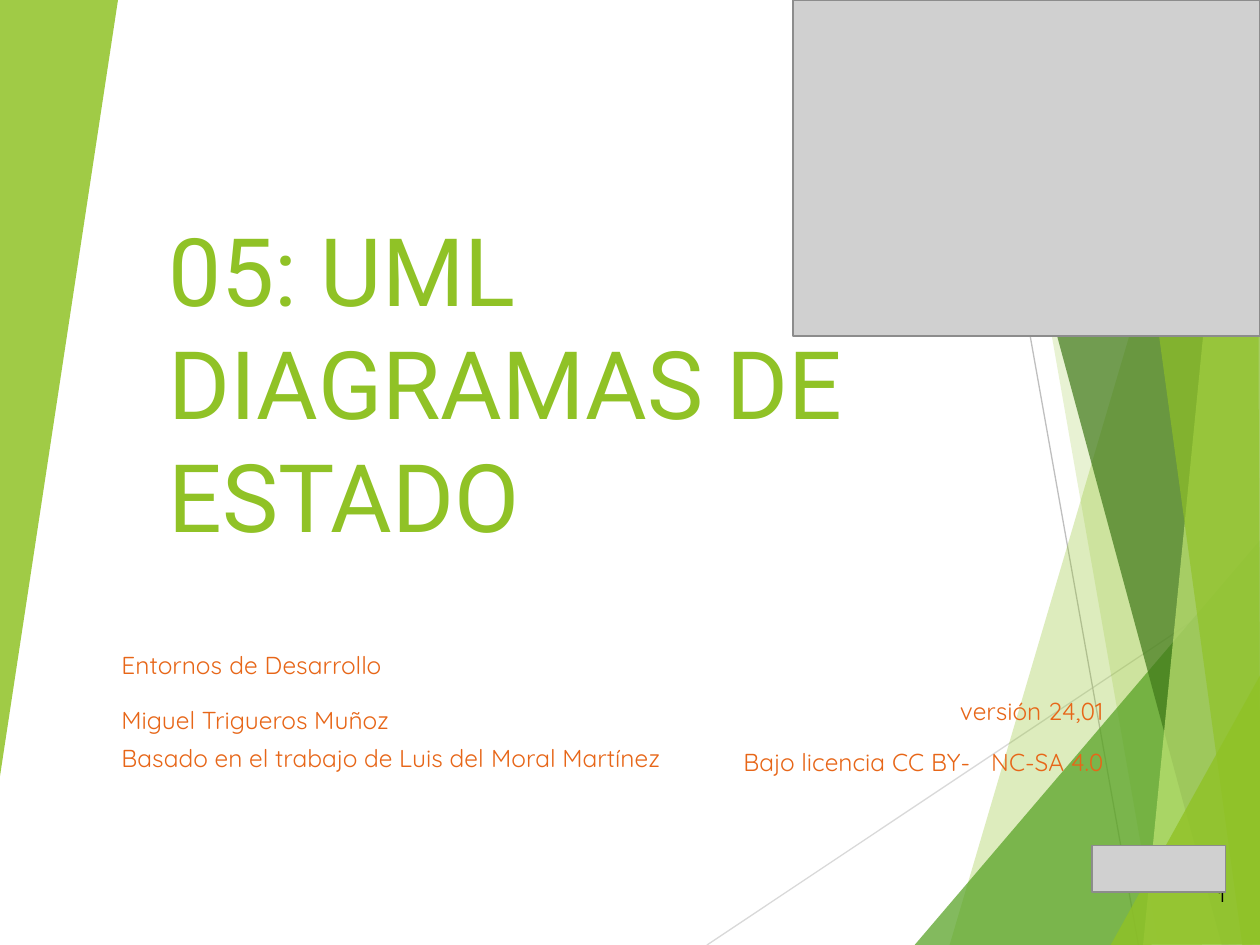
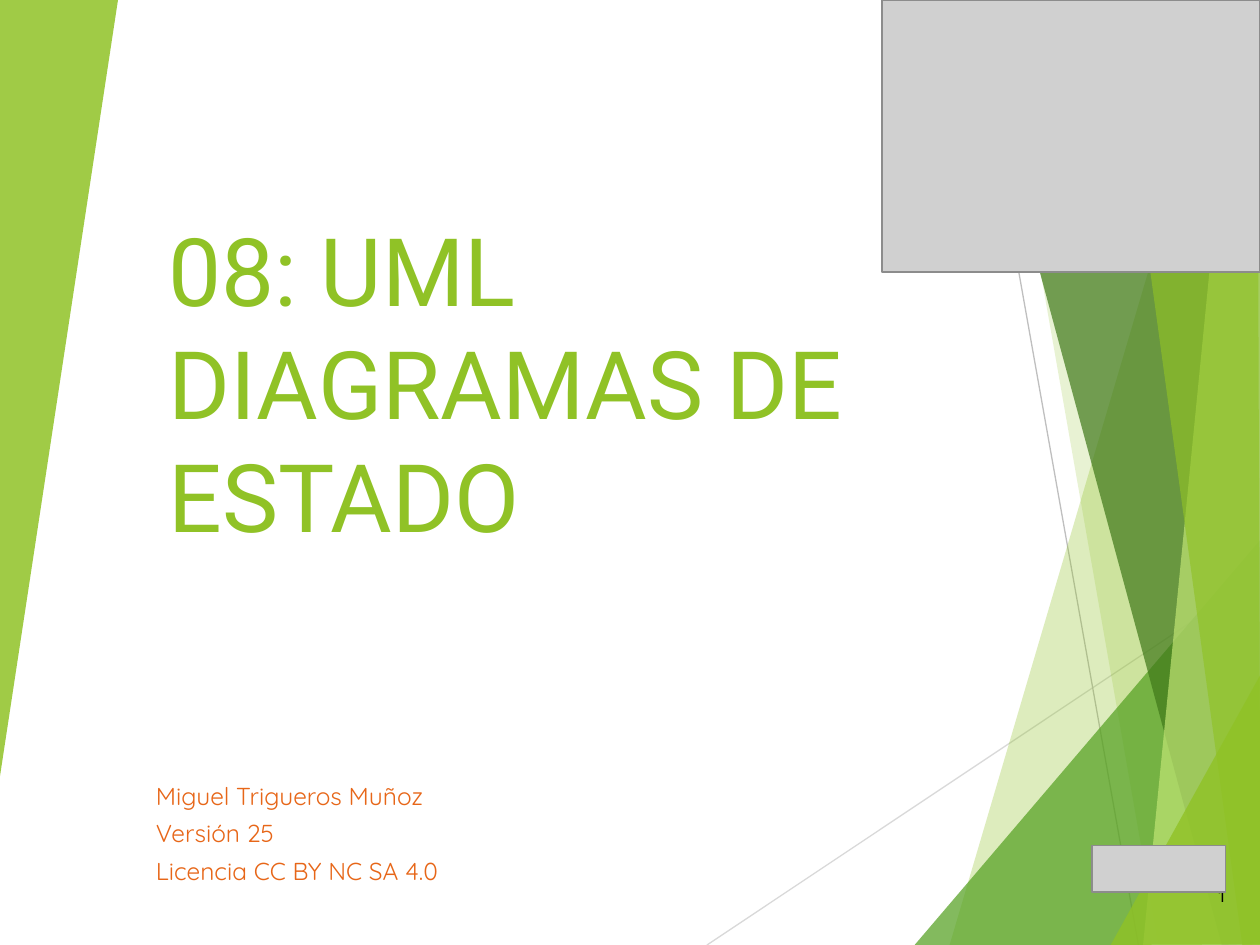
Before and after one commit to miGUITel/ED, a slide deck: slide 1 of 00 PRESENTACIONES compartida alumnos/ED05 - UML Diagramas de clases.pptx. Drawn at 1260x945 pixels with LibreOffice and Linux fonts; fonts in the diff are those of the drawing; grey boxes stand for pictures. Boxes give left, top, right and bottom in pixels: in the first picture for what was removed or moved away, otherwise in the second. Text is boxed around its words. In the diff, an @@ line names an element or a change of style, - is before the commit and + after.

```diff
--- a/00 PRESENTACIONES compartida alumnos/ED05 - UML Diagramas de clases.pptx
+++ b/00 PRESENTACIONES compartida alumnos/ED05 - UML Diagramas de clases.pptx
@@ picture: place and size @@
-picture at bbox=[793, 0, 1260, 336]
+picture at bbox=[882, 0, 1260, 272]
@@ title at bbox=[168, 238, 843, 533]: text changed @@
-05: UML DIAGRAMAS DE ESTADO
+08: UML DIAGRAMAS DE ESTADO
@@ text removed at bbox=[121, 656, 381, 675] @@
-Entornos de Desarrollo
@@ text removed at bbox=[743, 694, 1103, 778] @@
-versión 24,01
-Bajo licencia CC BY-NC-SA 4.0
@@ text "Miguel Trigueros Muñoz": place and size @@
-text "Miguel Trigueros Muñoz" at bbox=[121, 711, 660, 772]
+text "Miguel Trigueros Muñoz" at bbox=[156, 787, 438, 881]
@@ text at bbox=[156, 824, 438, 881]: text changed @@
-Basado en el trabajo de Luis del Moral Martínez
+Versión 25
+Licencia CC BY NC SA 4.0
```
Also in this commit, not shown: 16 other slides changed, 3 slides added, 4 slides removed, 23 other files.
